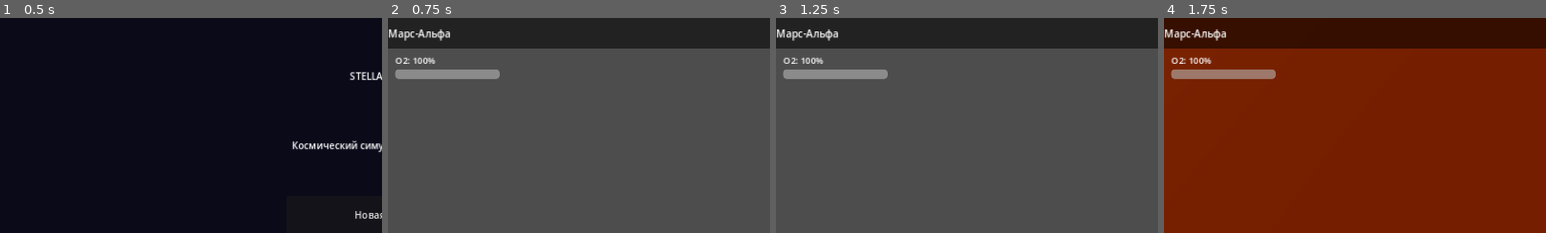
Above: before the commit, frames 1-4 (left to right).
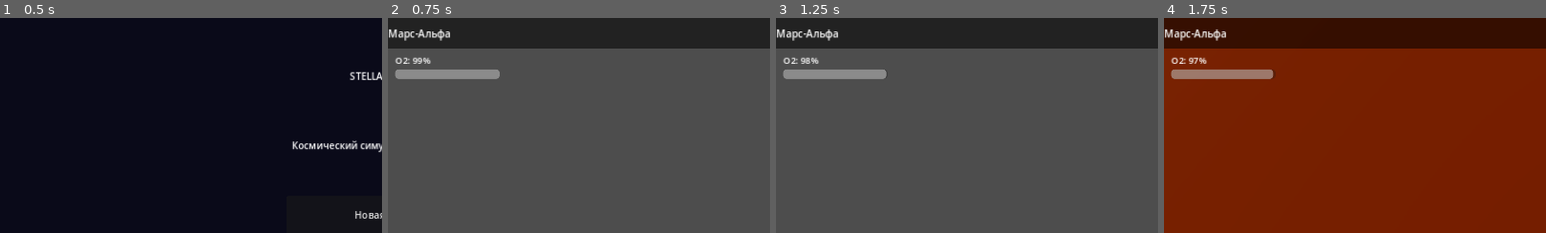
Above: after the commit, the same moments.

Repository: debugmi530-del/stellar-base-game
Game: Godot game, scene res://scenes/main_menu.tscn
Two runs of this game, one before a commit and one after it. Both use one fixed random seed, a clock stepped at 60 frames per second and the inputs below.
Inputs:
- Up to frame 1 (0.5 s): no input
- Up to frame 2 (0.75 s): click "Новая игра" at 0.5 s
- Up to frame 3 (1.25 s): no input
- Up to frame 4 (1.75 s): click "Взаимодействие" at 1.25 s
The pictures show only the part of the screen within x 0-50%, y 0-50%; the shares and areas given below are measured in that part.

Frame 1 is identical in both runs. In frame 2, 0.1% of the frame differs, in the area x 6-13%, y 18-22%; in frame 3, 0.1%; in frame 4, 0.2%, in the area x 6-30%, y 18-29%.

Commit message:
fix: ui_hud.gd — подключён player.oxygen_changed, шкала O2 теперь обновляется

Diff:
--- a/scripts/ui_hud.gd
+++ b/scripts/ui_hud.gd
@@ -42,6 +42,10 @@
 	travel_screen    = get_node_or_null("../TravelScreen")
 	upgrade_screen   = get_node_or_null("../UpgradeScreen")
 	inventory_screen = get_node_or_null("../InventoryScreen")
+	# BUGFIX: подключаем сигнал oxygen_changed от Player — без этого шкала O2 не обновляется
+	var player = get_tree().current_scene.get_node_or_null("Player")
+	if player:
+		player.oxygen_changed.connect(update_oxygen)
 
 func _build_ui():
 	# ── ВЕРХНЯЯ ПАНЕЛЬ ──────────────────────────────────────────
